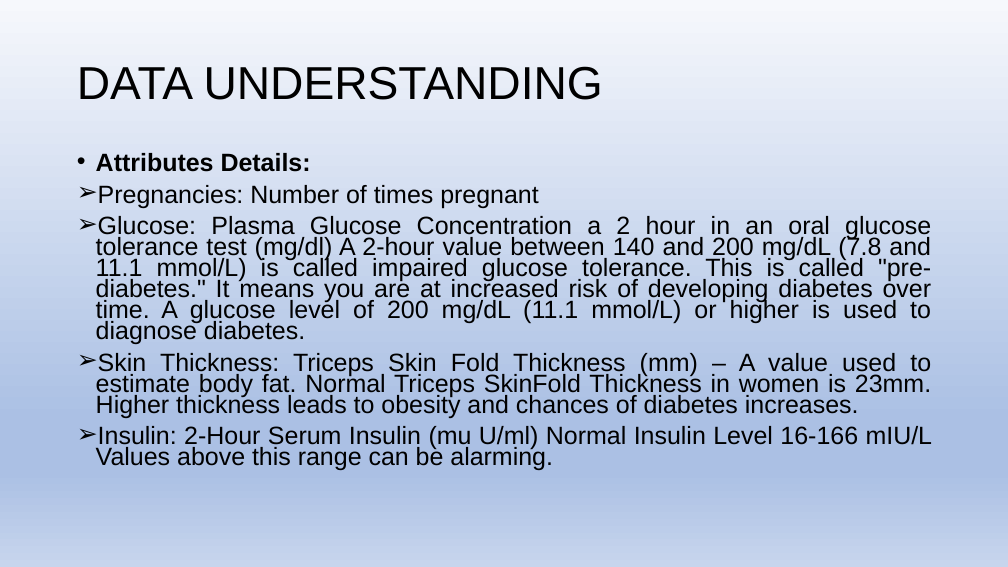
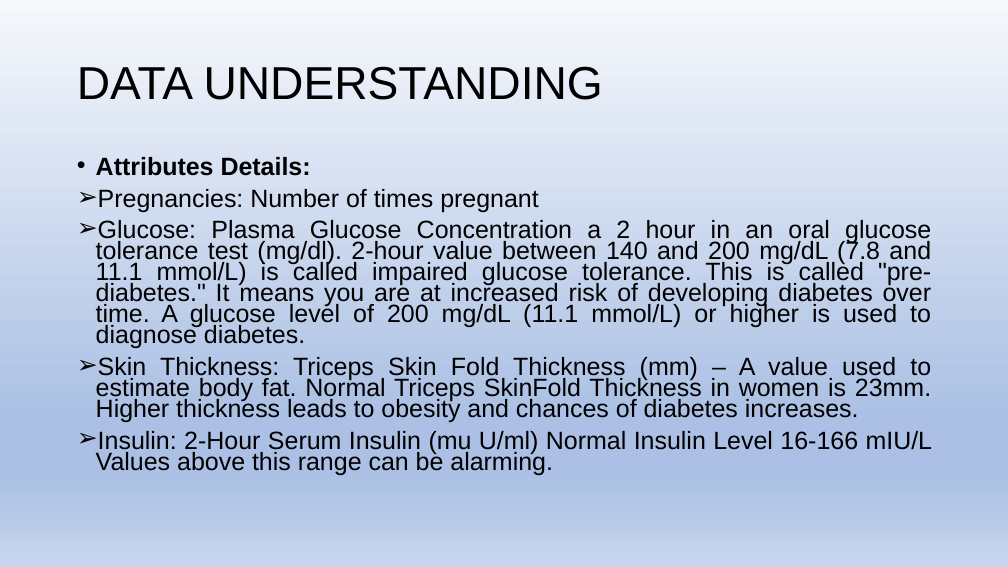
Before and after one commit to rkulshrestha2017/ProjectWork, a slide deck: slide 7 of FinalProject/Predicting Diabetes Using Machine Learning.pptx (slide 8 before the commit). Drawn at 1008x567 pixels with LibreOffice and Linux fonts; fonts in the diff are those of the drawing. Boxes give left, top, right and bottom in pixels: in the first picture for what was removed or moved away, otherwise in the second. Text is boxed around its words. In the diff, an @@ line names an element or a change of style, - is before the commit and + after.

```diff
--- a/FinalProject/Predicting Diabetes Using Machine Learning.pptx
+++ b/FinalProject/Predicting Diabetes Using Machine Learning.pptx
@@ text at <box>96,220,932,348</box>: text changed @@
-➢ Glucose: Plasma Glucose Concentration a 2 hour in an oral glucose tolerance test (mg/dl) A 2-hour value between 140 and 200 mg/dL (7.8 and 11.1 mmol/L) is called impaired glucose tolerance. This is called "pre- diabetes." It means you are at increased risk of developing diabetes over time. A glucose level of 200 mg/dL (11.1 mmol/L) or higher is used to diagnose diabetes.
+➢ Glucose: Plasma Glucose Concentration a 2 hour in an oral glucose tolerance test (mg/dl). 2-hour value between 140 and 200 mg/dL (7.8 and 11.1 mmol/L) is called impaired glucose tolerance. This is called "pre- diabetes." It means you are at increased risk of developing diabetes over time. A glucose level of 200 mg/dL (11.1 mmol/L) or higher is used to diagnose diabetes.
```
Also in this commit, not shown: 2 other slides changed, 1 slide removed.
